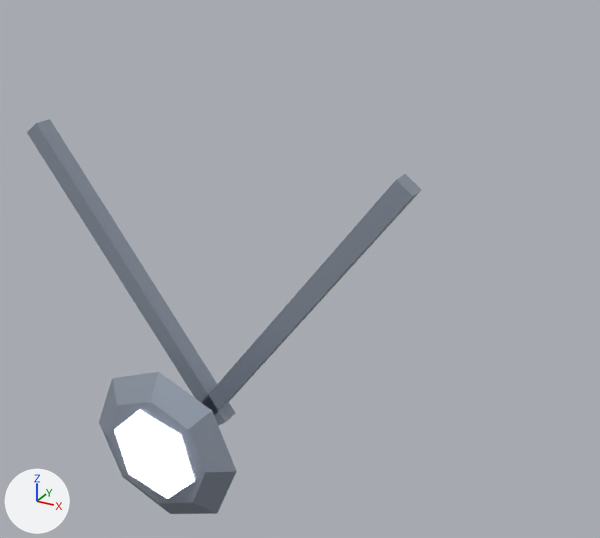
Renders of the glTF model public/assets/models/armor_amulet_rare_human.glb from each side of a commit.
The view is the same before and after, from a 50 mm camera at (20.6, -47.1, 121.6) aimed at (-0.8, -8.2, 102.1). Arrows for +X, +Y and +Z are at lower left; the lights stay in place. The older version comes first. Vertices at exactly the same position are counted once.

Objects in the first picture: 'armor_amulet_rare_human__spine_03'.
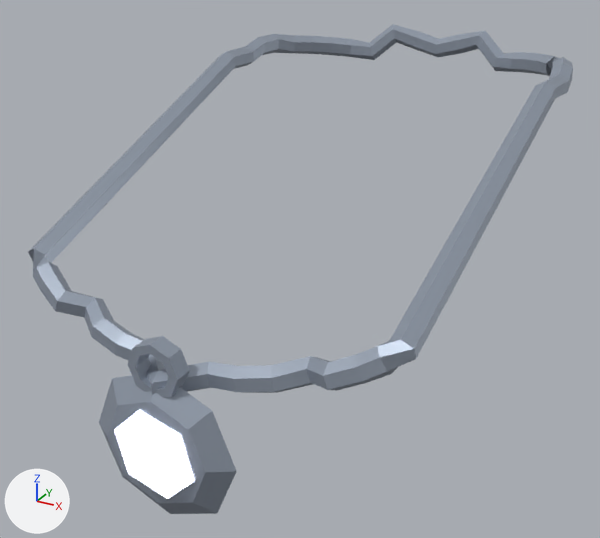
Location of each change, (x1, y1, x2, y2) in pixels of the pictures (600 x 538 px):
'armor_amulet_rare_human__spine_03', reshaped (38% wider, 24% taller): before (27, 119, 421, 514); after (28, 24, 573, 514)
part 1 of me_armor_amulet_rare_human__spine_03_001, added: after (28, 24, 573, 395)
part 2 of me_armor_amulet_rare_human__spine_03_001, added: after (128, 336, 190, 398)
part 3 of me_armor_amulet_rare_human__spine_03_001, deleted: before (27, 119, 421, 426)

The change, as a list of edits to the scene's bpy script:
```text
Change me_armor_amulet_rare_human__spine_03_001:
    used by ob_armor_amulet_rare_human__spine_03; location = (0.0, 0.0, 0.0)
    remove me_armor_amulet_rare_human__spine_03_001.from_pydata(...)  # 42 vertices, 68 faces; spans x -10.0..10.0, y -24.7..-18.0, z 95.0..112.0
    add me_armor_amulet_rare_human__spine_03_001.from_pydata(...)  # 298 vertices, 588 faces; spans x -11.1..11.1, y -24.7..11.5, z 95.0..113.6
    me_armor_amulet_rare_human__spine_03_001 part 1: a new loose piece of 240 vertices spanning x -11.1..11.1, y -23.0..11.5, z 101.6..113.6, in mat_armor_body
    me_armor_amulet_rare_human__spine_03_001 part 2: a new loose piece of 32 vertices spanning x -1.4..1.4, y -22.9..-22.0, z 101.7..104.4, in mat_armor_body
    me_armor_amulet_rare_human__spine_03_001 part 3
    16 vertices are removed from x -10.0..10.0, y -18.9..-18.0, z 97.9..112.0
    24 faces are deleted
```
